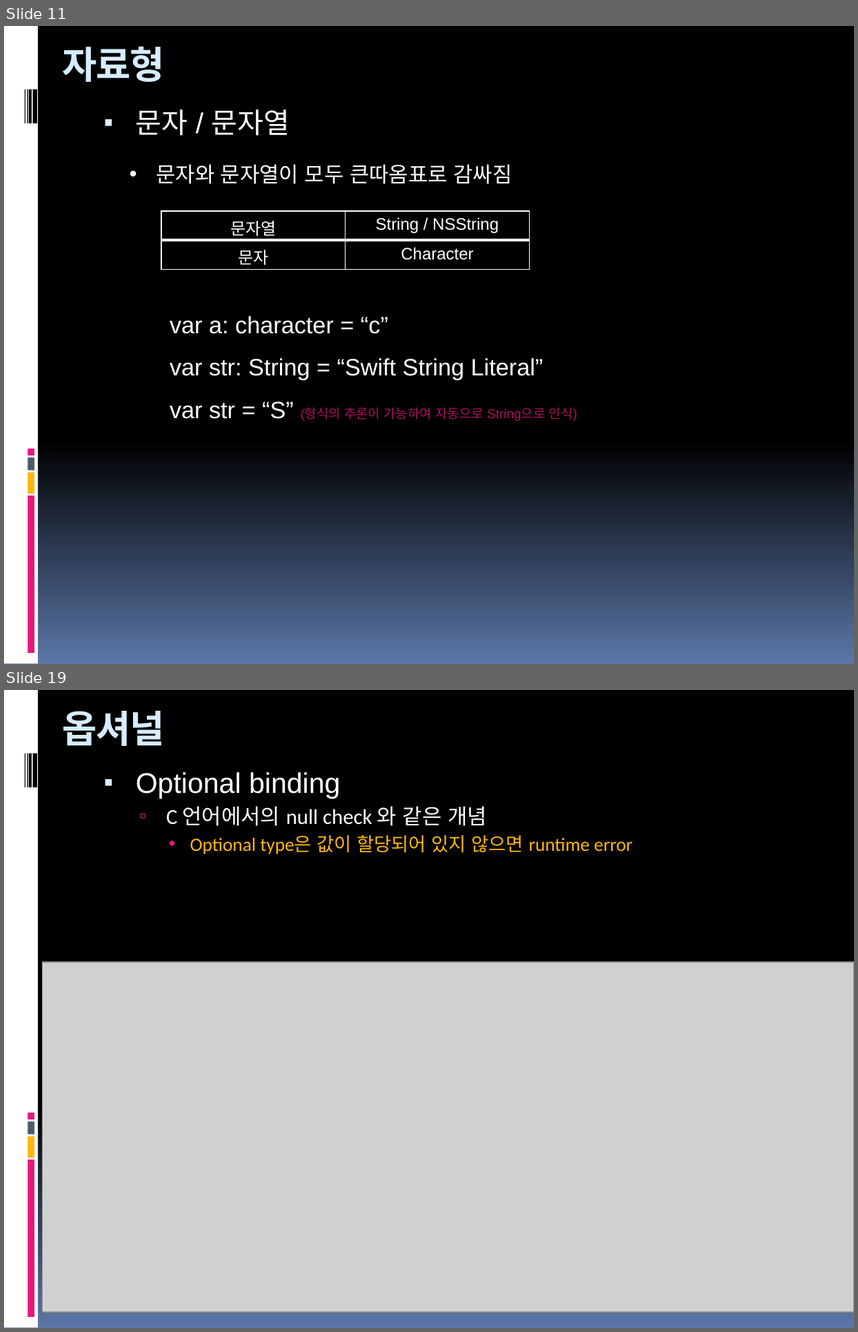
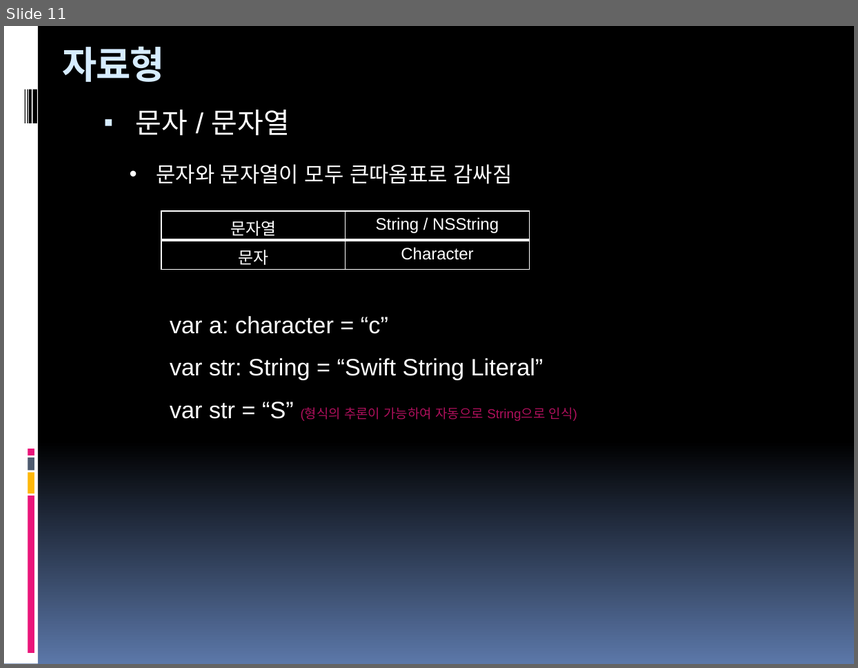
Before and after one commit to hounga13/helloSwift, a slide deck: Swift세미나자료.pptx. Shown one above the other, each under a label of ours: slides 11 and 19 before the commit, slide 11 after it; the slides between them are not shown. The pictures are 858x1332 and 858x668 pixels, drawn with LibreOffice and Linux fonts; fonts in the diff are those of the drawing; grey boxes stand for pictures. Boxes give left, top, right and bottom in pixels: in the first picture for what was removed or moved away, otherwise in the second. Text is boxed around its words. In the diff, an @@ line names an element or a change of style, - is before the commit and + after.

```diff
--- a/Swift세미나자료.pptx
+++ b/Swift세미나자료.pptx
@@ slide 19 removed at box(4, 690, 854, 1328), background gradient #000000 to #5B77A8; not listed: 9 template elements that a slide beside it also shows @@
@@ title removed at box(63, 711, 165, 746) @@
-옵셔널
@@ text removed at box(136, 772, 633, 854) @@
-▪ Optional binding
-  ▫ C 언어에서의 null check 와 같은 개념
-    • Optional type은 값이 할당되어 있지 않으면 runtime error
@@ picture removed at box(42, 962, 854, 1312) @@
```
Also in this commit, not shown: 2 slides changed, 7 other slides removed.
